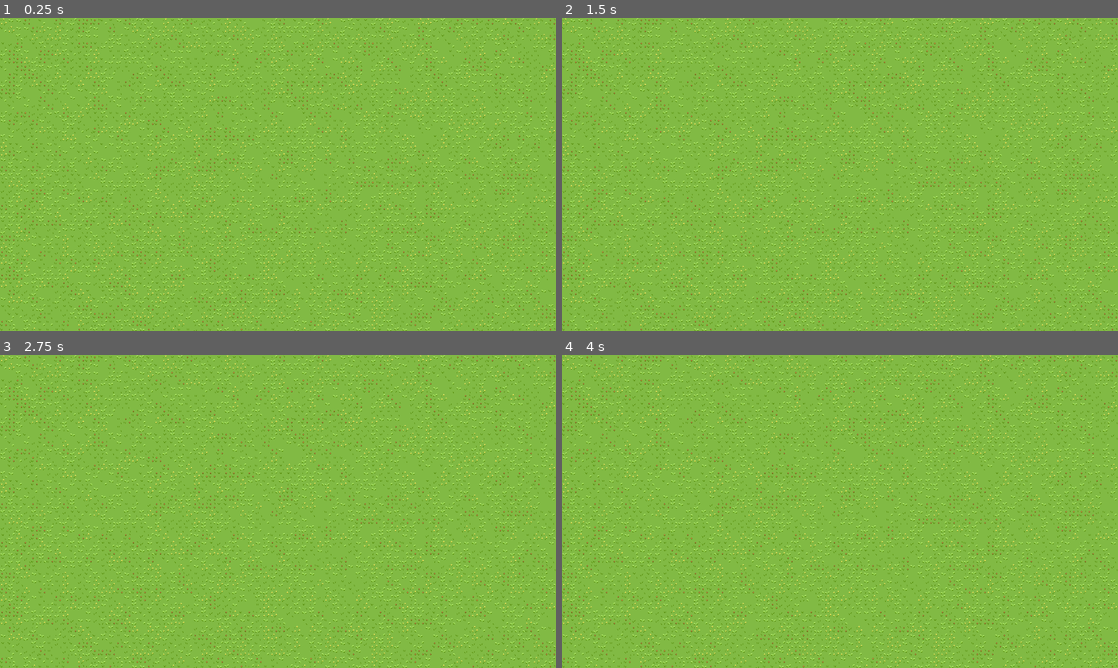
Above: before the commit, frames 1-4 (two rows, left to right).
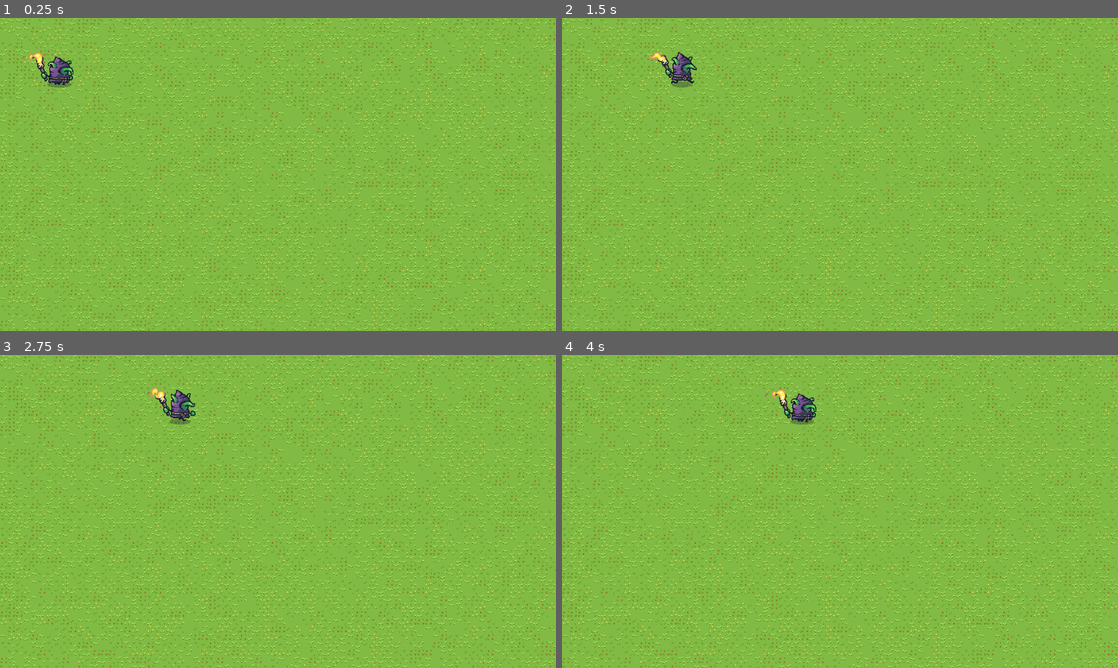
Above: after the commit, the same moments.

Repository: 9er-tom/gemjem-ludem-55
Game: Godot game, scene res://scenes/main.tscn
Two runs of this game, one before a commit and one after it. Both use one fixed random seed, a clock stepped at 60 frames per second and the inputs below.
Inputs (mouse positions are in pixels of both pictures, inside the frame that each line leads up to):
- Up to frame 1 (0.25 s): no input
- Up to frame 2 (1.5 s): move the mouse to (962, 158) at 0.52 s; click (962, 158) at 0.6 s; move the mouse to (728, 190) at 1.27 s; click (728, 190) at 1.35 s
- Up to frame 3 (2.75 s): move the mouse to (333, 442) at 2.02 s; click (333, 442) at 2.1 s
- Up to frame 4 (4 s): move the mouse to (812, 574) at 2.77 s; click (812, 574) at 2.85 s; move the mouse to (1006, 558) at 3.52 s; click (1006, 558) at 3.6 s

The runs differ from the first frame. In frame 1, 0.5% of the frame differs, in the area x 4-14%, y 10-23%; in frame 2, 0.5%; in frame 3, 0.5%, in the area x 26-36%, y 10-23%; in frame 4, 0.5%.

Commit message:
friendly movement

Diff:
--- /dev/null
+++ b/jem-2d/scenes/friendly/gobbo.tscn
@@ -0,0 +1,174 @@
+[gd_scene load_steps=24 format=3 uid="uid://f3cbh0t6wx14"]
+
+[ext_resource type="Script" path="res://scripts/Friendly.gd" id="1_b6tvx"]
+[ext_resource type="Texture2D" uid="uid://byf3i4f4mufr2" path="res://assets/img/Tiny Swords (Update 010)/Factions/Goblins/Troops/Torch/Purple/Torch_Purple.png" id="2_nbkyj"]
+
+[sub_resource type="CapsuleShape2D" id="CapsuleShape2D_u4n8i"]
+radius = 22.0
+height = 60.0
+
+[sub_resource type="AtlasTexture" id="AtlasTexture_jqeko"]
+atlas = ExtResource("2_nbkyj")
+region = Rect2(0, 384, 192, 192)
+
+[sub_resource type="AtlasTexture" id="AtlasTexture_0qw4s"]
+atlas = ExtResource("2_nbkyj")
+region = Rect2(192, 384, 192, 192)
+
+[sub_resource type="AtlasTexture" id="AtlasTexture_dcm5e"]
+atlas = ExtResource("2_nbkyj")
+region = Rect2(384, 384, 192, 192)
+
+[sub_resource type="AtlasTexture" id="AtlasTexture_80ba3"]
+atlas = ExtResource("2_nbkyj")
+region = Rect2(576, 384, 192, 192)
+
+[sub_resource type="AtlasTexture" id="AtlasTexture_u3yqk"]
+atlas = ExtResource("2_nbkyj")
+region = Rect2(768, 384, 192, 192)
+
+[sub_resource type="AtlasTexture" id="AtlasTexture_0jpcw"]
+atlas = ExtResource("2_nbkyj")
+region = Rect2(960, 384, 192, 192)
+
+[sub_resource type="AtlasTexture" id="AtlasTexture_r6br7"]
+atlas = ExtResource("2_nbkyj")
+region = Rect2(0, 0, 192, 192)
+
+[sub_resource type="AtlasTexture" id="AtlasTexture_0h1mi"]
+atlas = ExtResource("2_nbkyj")
+region = Rect2(192, 0, 192, 192)
+
+[sub_resource type="AtlasTexture" id="AtlasTexture_gfwwf"]
+atlas = ExtResource("2_nbkyj")
+region = Rect2(384, 0, 192, 192)
+
+[sub_resource type="AtlasTexture" id="AtlasTexture_qo41x"]
+atlas = ExtResource("2_nbkyj")
+region = Rect2(576, 0, 192, 192)
+
+[sub_resource type="AtlasTexture" id="AtlasTexture_1bscr"]
+atlas = ExtResource("2_nbkyj")
+region = Rect2(768, 0, 192, 192)
+
+[sub_resource type="AtlasTexture" id="AtlasTexture_f5fp0"]
+atlas = ExtResource("2_nbkyj")
+region = Rect2(960, 0, 192, 192)
+
+[sub_resource type="AtlasTexture" id="AtlasTexture_mey2e"]
+atlas = ExtResource("2_nbkyj")
+region = Rect2(1152, 0, 192, 192)
+
+[sub_resource type="AtlasTexture" id="AtlasTexture_o112s"]
+atlas = ExtResource("2_nbkyj")
+region = Rect2(0, 192, 192, 192)
+
+[sub_resource type="AtlasTexture" id="AtlasTexture_n72r6"]
+atlas = ExtResource("2_nbkyj")
+region = Rect2(192, 192, 192, 192)
+
+[sub_resource type="AtlasTexture" id="AtlasTexture_61e8s"]
+atlas = ExtResource("2_nbkyj")
+region = Rect2(384, 192, 192, 192)
+
+[sub_resource type="AtlasTexture" id="AtlasTexture_tdgeo"]
+atlas = ExtResource("2_nbkyj")
+region = Rect2(576, 192, 192, 192)
+
+[sub_resource type="AtlasTexture" id="AtlasTexture_2qhg8"]
+atlas = ExtResource("2_nbkyj")
+region = Rect2(768, 192, 192, 192)
+
+[sub_resource type="AtlasTexture" id="AtlasTexture_f73ch"]
+atlas = ExtResource("2_nbkyj")
+region = Rect2(960, 192, 192, 192)
+
+[sub_resource type="SpriteFrames" id="SpriteFrames_xdrnk"]
+animations = [{
+"frames": [{
+"duration": 1.0,
+"texture": SubResource("AtlasTexture_jqeko")
+}, {
+"duration": 1.0,
+"texture": SubResource("AtlasTexture_0qw4s")
+}, {
+"duration": 1.0,
+"texture": SubResource("AtlasTexture_dcm5e")
+}, {
+"duration": 1.0,
+"texture": SubResource("AtlasTexture_80ba3")
+}, {
+"duration": 1.0,
+"texture": SubResource("AtlasTexture_u3yqk")
+}, {
+"duration": 1.0,
+"texture": SubResource("AtlasTexture_0jpcw")
+}],
+"loop": true,
+"name": &"attack",
+"speed": 8.0
+}, {
+"frames": [{
+"duration": 1.0,
+"texture": SubResource("AtlasTexture_r6br7")
+}, {
+"duration": 1.0,
+"texture": SubResource("AtlasTexture_0h1mi")
+}, {
+"duration": 1.0,
+"texture": SubResource("AtlasTexture_gfwwf")
+}, {
+"duration": 1.0,
+"texture": SubResource("AtlasTexture_qo41x")
+}, {
+"duration": 1.0,
+"texture": SubResource("AtlasTexture_1bscr")
+}, {
+"duration": 1.0,
+"texture": SubResource("AtlasTexture_f5fp0")
+}, {
+"duration": 1.0,
+"texture": SubResource("AtlasTexture_mey2e")
+}],
+"loop": true,
+"name": &"idle",
+"speed": 10.0
+}, {
+"frames": [{
+"duration": 1.0,
+"texture": SubResource("AtlasTexture_o112s")
+}, {
+"duration": 1.0,
+"texture": SubResource("AtlasTexture_n72r6")
+}, {
+"duration": 1.0,
+"texture": SubResource("AtlasTexture_61e8s")
+}, {
+"duration": 1.0,
+"texture": SubResource("AtlasTexture_tdgeo")
+}, {
+"duration": 1.0,
+"texture": SubResource("AtlasTexture_2qhg8")
+}, {
+"duration": 1.0,
+"texture": SubResource("AtlasTexture_f73ch")
+}],
+"loop": true,
+"name": &"walk",
+"speed": 8.0
+}]
+
+[node name="Gobbo" type="CharacterBody2D"]
+
+[node name="Friendly" type="Node2D" parent="."]
+script = ExtResource("1_b6tvx")
+
+[node name="CollisionShape2D" type="CollisionShape2D" parent="."]
+shape = SubResource("CapsuleShape2D_u4n8i")
+
+[node name="AnimatedSprite2D" type="AnimatedSprite2D" parent="."]
+position = Vector2(0, -4)
+sprite_frames = SubResource("SpriteFrames_xdrnk")
+animation = &"idle"
+autoplay = "idle"
+frame_progress = 0.109674
--- a/jem-2d/scenes/main.tscn
+++ b/jem-2d/scenes/main.tscn
@@ -2,24 +2,16 @@
 
 [ext_resource type="PackedScene" uid="uid://cspklb0va15d6" path="res://scenes/tile_map.tscn" id="1_t682u"]
 [ext_resource type="PackedScene" uid="uid://dn4c4s7yqv1s5" path="res://scenes/spawn_manager.tscn" id="2_ea76x"]
-
-[sub_resource type="PackedScene" id="PackedScene_7sfmy"]
-_bundled = {
-"conn_count": 0,
-"conns": PackedInt32Array(),
-"editable_instances": [],
-"names": PackedStringArray("Entity", "Node2D", "Enemy"),
-"node_count": 2,
-"node_paths": [],
-"nodes": PackedInt32Array(-1, -1, 1, 0, -1, 0, 0, 0, 0, 1, 2, -1, 0, 0),
-"variants": [],
-"version": 3
-}
+[ext_resource type="PackedScene" uid="uid://f3cbh0t6wx14" path="res://scenes/friendly/gobbo.tscn" id="3_p7yfg"]
 
 [node name="main" type="Node"]
 
 [node name="TileMap" parent="." instance=ExtResource("1_t682u")]
 
 [node name="SpawnManager" parent="." instance=ExtResource("2_ea76x")]
-spawnPos = Vector2(200, 200)
-debugEntity = SubResource("PackedScene_7sfmy")
+friendlySpawnPos = Vector2(100, 100)
+enemySpawnPos = Vector2(1000, 100)
+debugEntity = ExtResource("3_p7yfg")
+
+[node name="Gobbo" parent="." instance=ExtResource("3_p7yfg")]
+position = Vector2(98, 111)
--- a/jem-2d/scripts/Friendly.gd
+++ b/jem-2d/scripts/Friendly.gd
@@ -1,11 +1,24 @@
-class_name Friendly extends Node2D
+class_name Friendly
+extends Node2D
+
+@onready var body: CharacterBody2D = get_parent()
+@onready var sprite: AnimatedSprite2D = get_node("../AnimatedSprite2D")
+
+@export var defaultVelocity: Vector2 = Vector2(100, 0)
 
 
 # Called when the node enters the scene tree for the first time.
 func _ready():
+	print(body)
+	body.velocity = defaultVelocity
 	pass # Replace with function body.
 
 
 # Called every frame. 'delta' is the elapsed time since the previous frame.
-func _process(delta):
-	pass
+func _physics_process(_delta: float) -> void:
+	body.move_and_slide()
+
+	if body.velocity != Vector2.ZERO:
+		sprite.play("walk")
+	else:
+		sprite.play("idle")
--- /dev/null
+++ b/jem-2d/scripts/components/ElementalAffinityComponent.gd
@@ -0,0 +1,17 @@
+class_name ElementalAffinityComponent
+extends Node
+
+enum ElementType {WATER = 0, LIFE = 1, HOLY = 2, NECRO = 3, FIRE = 4}
+@export var element: ElementType
+
+var affinityMatrix = [
+						 [0, -1, 0, 0, 1],
+						 [-1, 0, 0, 1, 0],
+						 [0, 0, 0, -1, 1],
+						 [0, -1, 1, 0, 0],
+						 [1, 0, -1, 0, 0]
+					 ]
+
+
+func calc_affinity(source: ElementType, target: ElementType):
+	return affinityMatrix[source][target]
--- a/jem-2d/scripts/spawn_manager.gd
+++ b/jem-2d/scripts/spawn_manager.gd
@@ -1,28 +1,34 @@
 extends Node2D
 
 signal entity_spawned
-@export var defaultSpawnPos: Vector2
+@export var friendlySpawnPos: Vector2
+@export var enemySpawnPos: Vector2
 @export var debugEntity: PackedScene
 
 
 # Called when the node enters the scene tree for the first time.
 func _ready():
-    _on_spawn_entity(debugEntity)
+	#_on_spawn_entity(debugEntity)
+	pass
 
 
 #todo connect signal to _on_spawn_entity
 
-func _on_spawn_entity(entity: PackedScene, spawnPos: Vector2 = defaultSpawnPos) -> void:
-    var ent: Node2D = entity.instantiate()
+func _on_spawn_entity(entity: PackedScene, spawnPos = null) -> void:
+	var ent: Node2D = entity.instantiate()
 
-    if ent.has_node("Enemy"):
-        $Enemies.add_child(ent)
-        print("enemy")
-    elif ent.has_node("Friendly"):
-        $Friendlies.add_child(ent)
-        print("friendly")
-    else:
-        print("nothing")
-        return
+	if ent.has_node("Enemy"):
+		$Enemies.add_child(ent)
+		print("enemy")
+		ent.position = spawnPos if spawnPos else enemySpawnPos
 
-    ent.global_position = spawnPos
+	elif ent.has_node("Friendly"):
+		$Friendlies.add_child(ent)
+		print("friendly")
+		ent.position = spawnPos if spawnPos else friendlySpawnPos
+
+	else:
+		print("nothing")
+		return
+
+	#ent.global_position = spawnPos
Binary file added: jem-2d/assets/img/Tiny Swords (Update 010)/Deco/01.png
Not shown, added: jem-2d/assets/img/Tiny Swords (Update 010)/Deco/01.png.import
Binary file added: jem-2d/assets/img/Tiny Swords (Update 010)/Deco/02.png
Not shown, added: jem-2d/assets/img/Tiny Swords (Update 010)/Deco/02.png.import
Binary file added: jem-2d/assets/img/Tiny Swords (Update 010)/Deco/03.png
Not shown, added: jem-2d/assets/img/Tiny Swords (Update 010)/Deco/03.png.import
Binary file added: jem-2d/assets/img/Tiny Swords (Update 010)/Deco/04.png
Not shown, added: jem-2d/assets/img/Tiny Swords (Update 010)/Deco/04.png.import
Binary file added: jem-2d/assets/img/Tiny Swords (Update 010)/Deco/05.png
Not shown, added: jem-2d/assets/img/Tiny Swords (Update 010)/Deco/05.png.import
Binary file added: jem-2d/assets/img/Tiny Swords (Update 010)/Deco/06.png
Not shown, added: jem-2d/assets/img/Tiny Swords (Update 010)/Deco/06.png.import
(and 419 more such lines)
